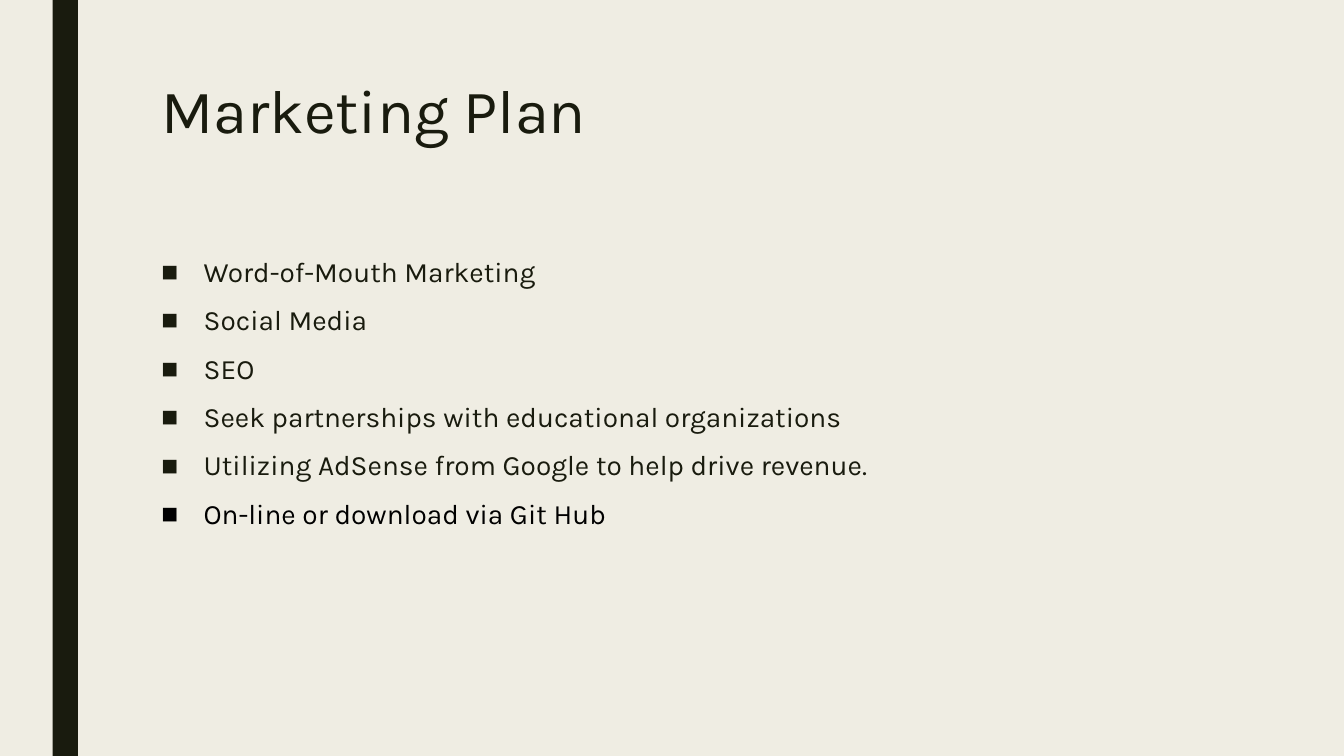
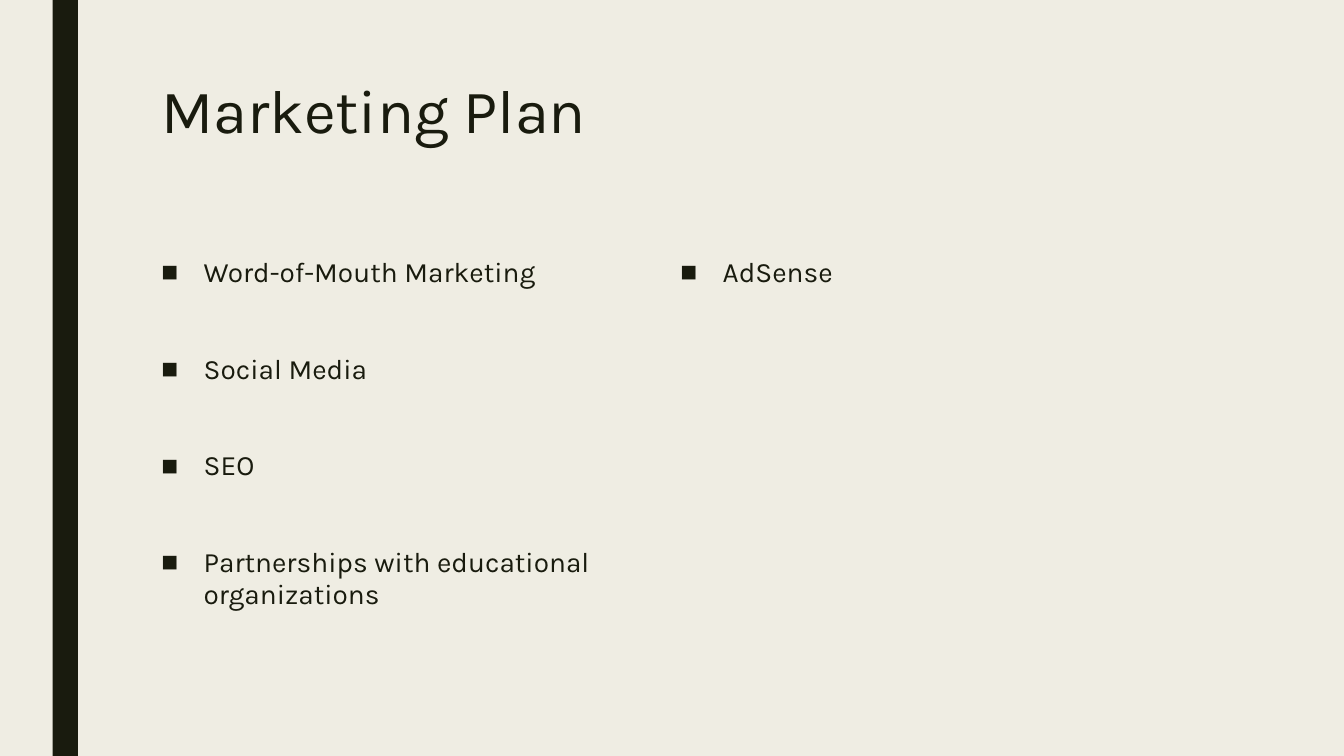
Before and after one commit to codeDeck-Learning-Tools/codeDeck, a slide deck: slide 9 of powerpoint/codeDeck2.pptx (slide 12 before the commit). Drawn at 1344x756 pixels with LibreOffice and Linux fonts; fonts in the diff are those of the drawing. Boxes give left, top, right and bottom in pixels: in the first picture for what was removed or moved away, otherwise in the second. Text is boxed around its words. In the diff, an @@ line names an element or a change of style, - is before the commit and + after.

```diff
--- a/powerpoint/codeDeck2.pptx
+++ b/powerpoint/codeDeck2.pptx
@@ text "Word-of-Mouth Marketing" at (x1=204, y1=262, x2=833, y2=611): columns 1 to 2 @@
@@ text at (x1=204, y1=263, x2=833, y2=611): text changed @@
-■ Seek partnerships with educational organizations
-■ Utilizing AdSense from Google to help drive revenue.
-■ On-line or download via Git Hub
+■ Partnerships with educational organizations
+■ AdSense
```
Also in this commit, not shown: 7 other slides changed, 1 slide added, 4 slides removed.
